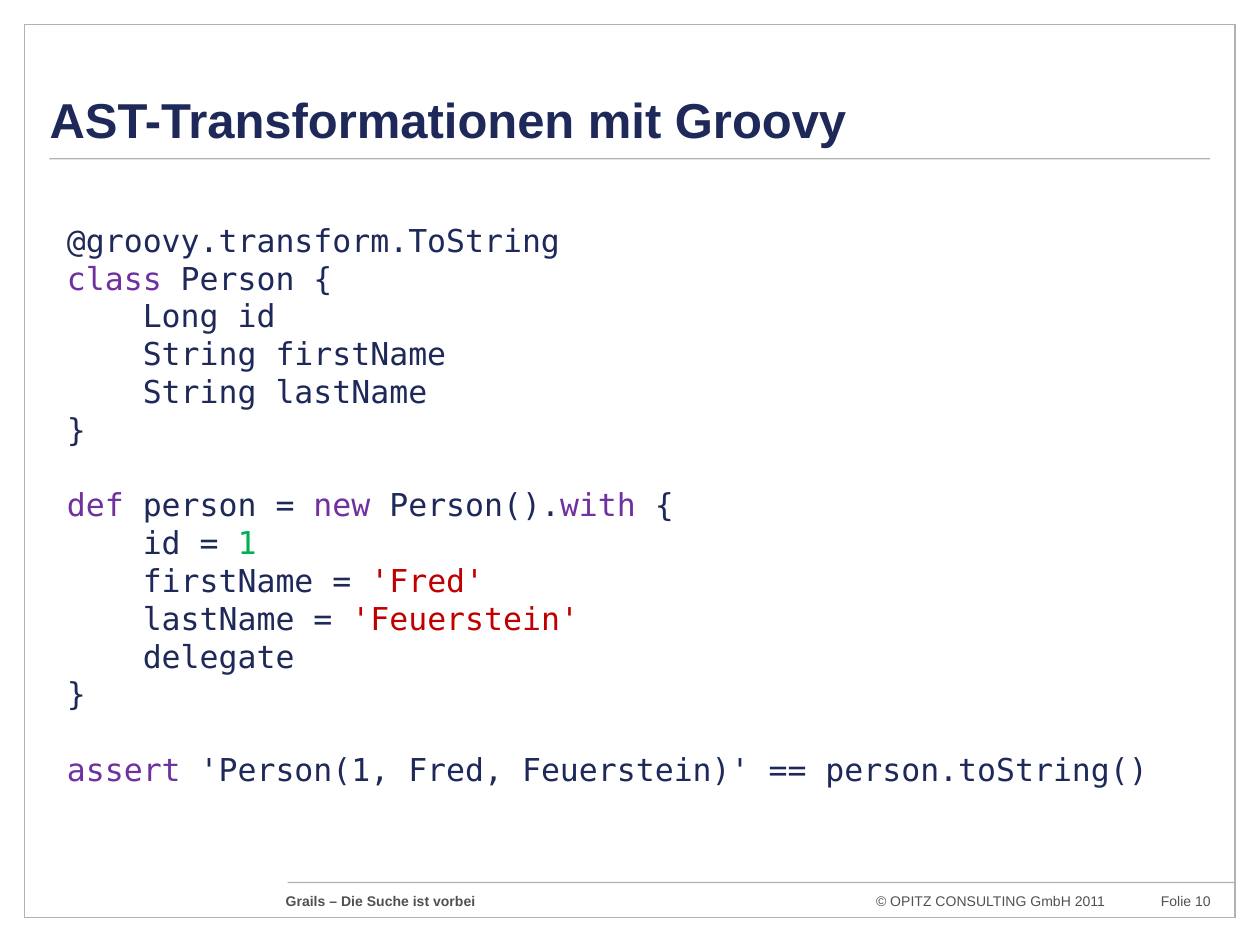
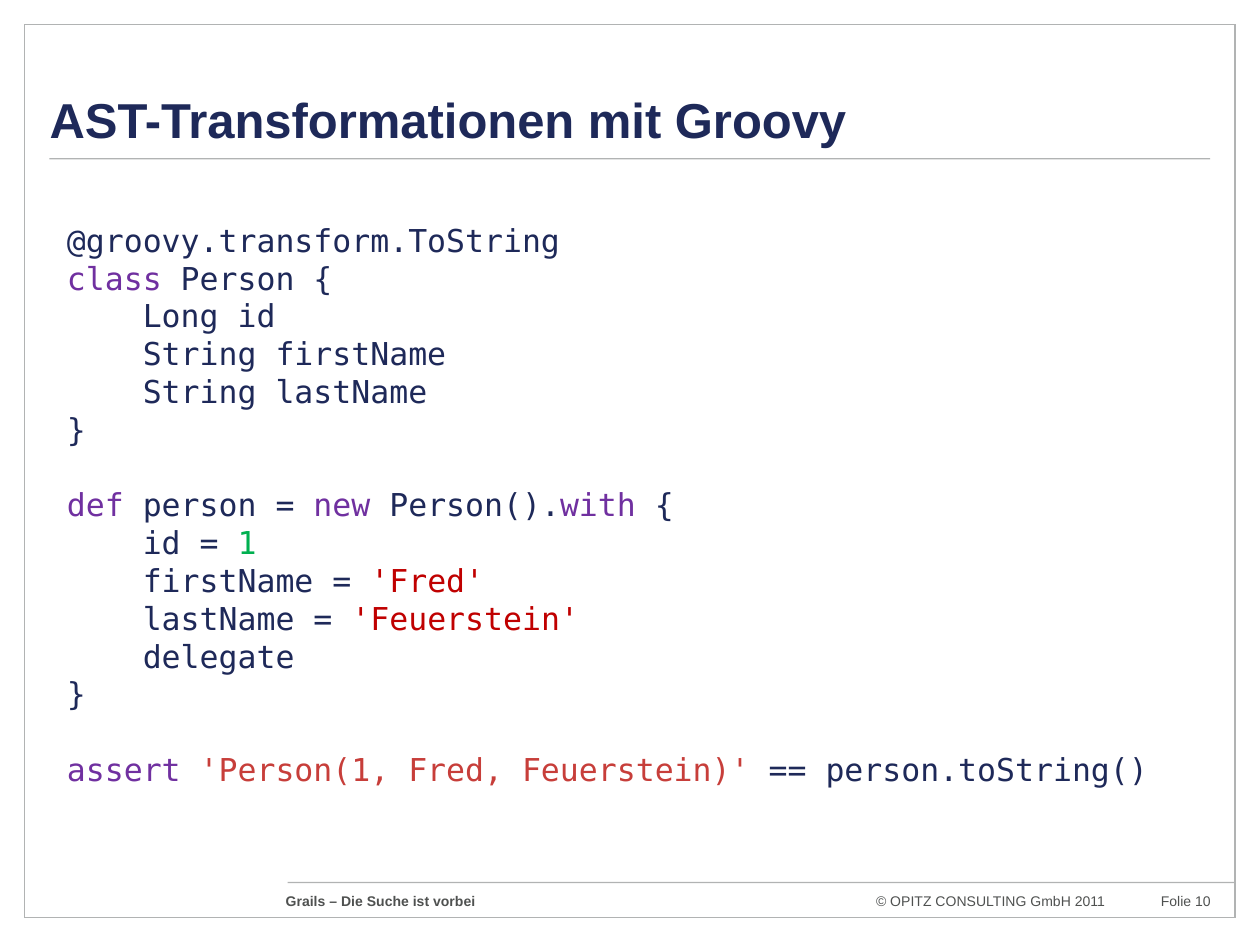
Before and after one commit to codescape/presentations, a slide deck: slide 10 of grails-die-suche-ist-vorbei/grails-jugostfalen-2012.pptx. Drawn at 1260x945 pixels with LibreOffice and Linux fonts; fonts in the diff are those of the drawing; background and template pictures are left out. Boxes give left, top, right and bottom in pixels: in the first picture for what was removed or moved away, otherwise in the second. Text is boxed around its words. In the diff, an @@ line names an element or a change of style, - is before the commit and + after.

```diff
--- a/grails-die-suche-ist-vorbei/grails-jugostfalen-2012.pptx
+++ b/grails-die-suche-ist-vorbei/grails-jugostfalen-2012.pptx
@@ text at box(67, 757, 1148, 788): text colour #1E2959 to #C73E3A in "'Person(1, Fred, Feuerstein)'" @@
```
Also in this commit, not shown: 2 other slides changed.
